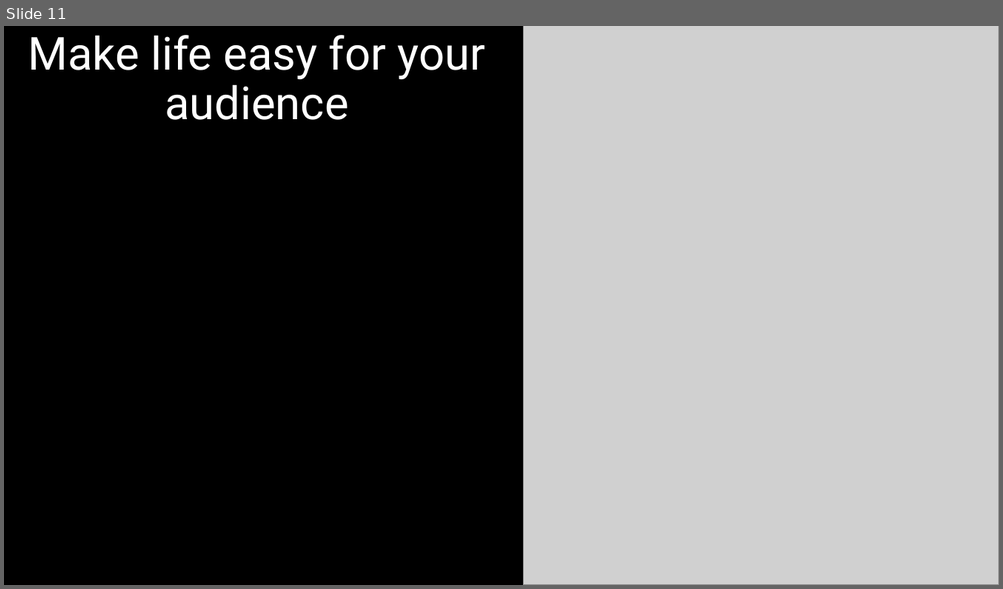
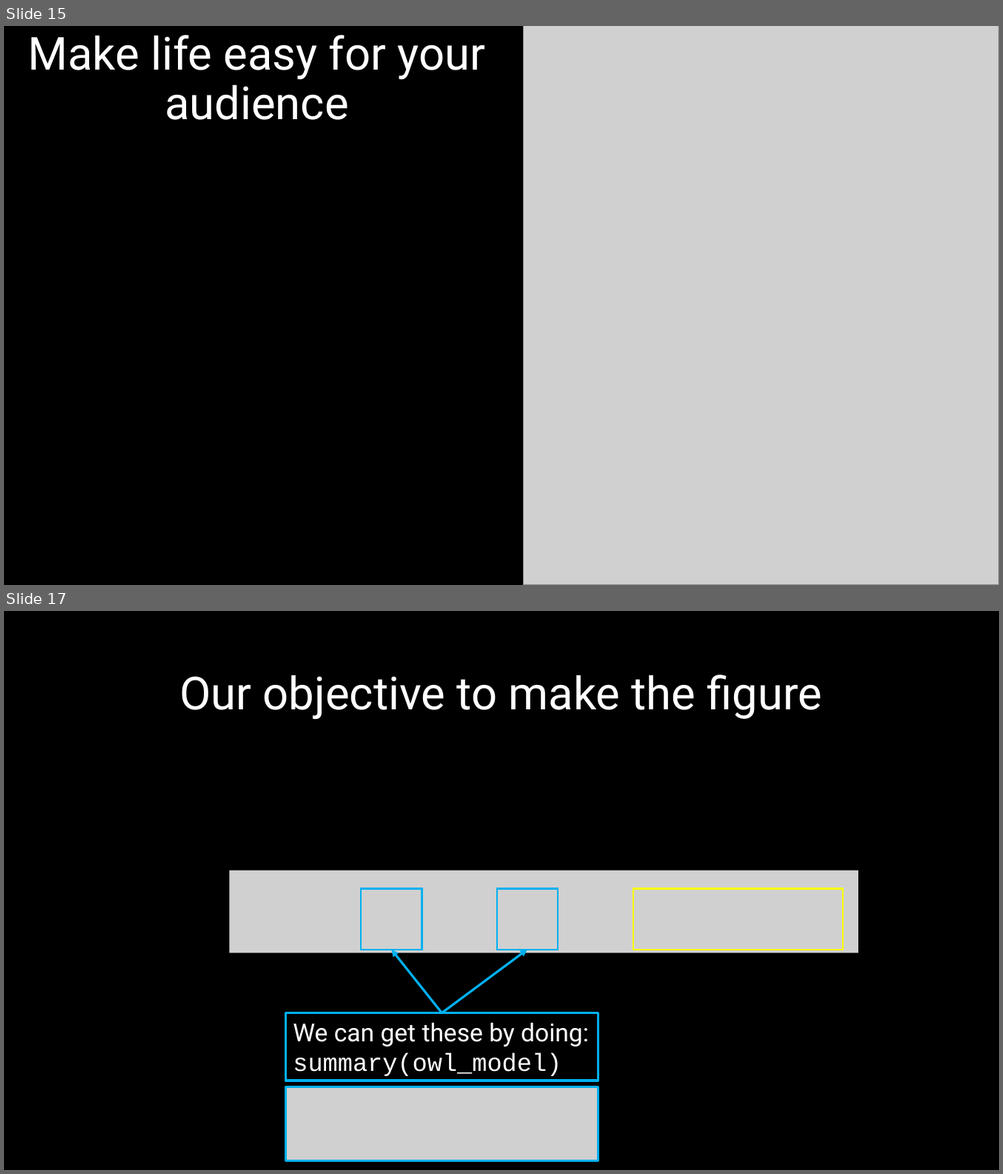
Before and after one commit to DeonRoos/stats-for-biologists, a slide deck: Lecture 5 - Cont LM/Slides/interpret_lm_cont.pptx. Shown one above the other, each under a label of ours: slide 11 before the commit, slides 15 and 17 after it; the slides between them are not shown. The pictures are 1003x589 and 1003x1174 pixels, drawn with LibreOffice and Linux fonts; fonts in the diff are those of the drawing; grey boxes stand for pictures. Boxes give left, top, right and bottom in pixels: in the first picture for what was removed or moved away, otherwise in the second. Text is boxed around its words. In the diff, an @@ line names an element or a change of style, - is before the commit and + after.

```diff
--- a/Lecture 5 - Cont LM/Slides/interpret_lm_cont.pptx
+++ b/Lecture 5 - Cont LM/Slides/interpret_lm_cont.pptx
@@ slide 17 added at [4, 611, 999, 1170], background #000000 @@
@@ title added at [180, 675, 822, 719], 44 pt, text #FFFFFF @@
+Our objective to make the figure
@@ picture added at [229, 871, 858, 954] @@
@@ rectangle added at [361, 889, 422, 951], outline #00B0F0 1.5 pt @@
@@ rectangle added at [496, 889, 558, 951], outline #00B0F0 1.5 pt @@
@@ rectangle added at [633, 889, 842, 951], outline #FFFF00 1.5 pt @@
@@ arrow added from (442, 1013) to (391, 950), #00B0F0 2.25 pt @@
@@ arrow added from (442, 1013) to (527, 950), #00B0F0 2.25 pt @@
@@ rectangle added at [285, 1013, 597, 1081], outline #00B0F0 2.25 pt, 24 pt, text #FFFFFF @@
+We can get these by doing:
+summary(owl_model)
@@ picture added at [285, 1087, 597, 1162] @@
@@ what was slide 11 is now slide 15 @@
```
Also in this commit, not shown: 3 slides changed, 12 other slides added, 33 other files.
